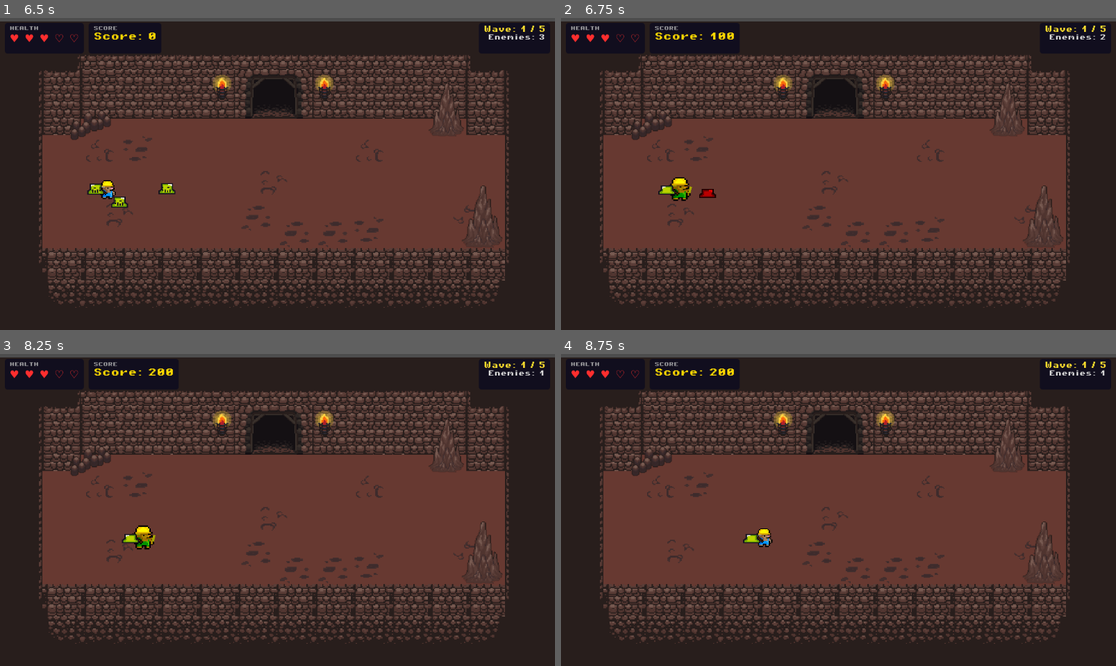
Above: before the commit, frames 1-4 (two rows, left to right).
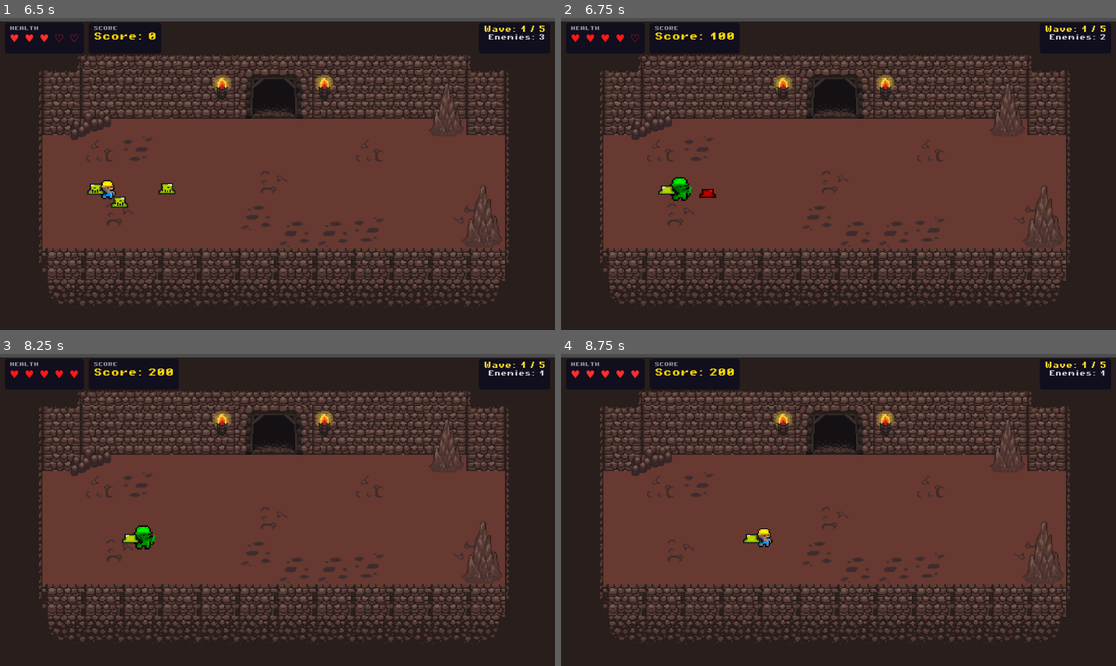
Above: after the commit, the same moments.

Repository: GerardoHuHer/Mole-miner
Game: Godot game, scene res://scenes/game.tscn
Same seed, same stepped clock (60 frames per second), same inputs: the game is played once before the commit and once after it. This scene is started directly instead of the project's main scene. Sound files missing from this copy of the repository are replaced by a short silence.
Inputs:
- Up to frame 1 (6.5 s): tap Enter at 0.5 s; hold Space (attack) 0.53-1.28 s; hold Up (ui_up) 0.53-2.03 s; tap Space (attack) at 1.35, 2, 2.85, 5.1 s; hold Space (attack) 2.03-2.78 s; hold Left (ui_left) 2.03-3.53 s; hold Down (ui_down) 3.53-4.25 s; hold Space (attack) 3.53-4.25 s; tap Escape (pause) at 4.15 s; click "Seguir jugando" at 4.25 s; hold Right (ui_right) 5.03-5.78 s; hold Up (ui_up) from 5.78 s (still down); hold Space (attack) from 5.78 s (still down)
- Up to frame 2 (6.75 s): release Up (ui_up) at 6.53 s; release Space (attack) at 6.53 s; hold Right (ui_right) from 6.53 s (still down); tap Space (attack) at 6.6 s
- Up to frame 3 (8.25 s): keep holding Right (ui_right); hold Space (attack) 7.28-8.03 s; tap Space (attack) at 8.1 s
- Up to frame 4 (8.75 s): keep holding Right (ui_right)

Frame 1 is identical in both runs. In frame 2, 0.2% of the frame differs, in the area x 10-24%, y 5-59%; in frame 3, 0.2%, in the area x 10-29%, y 5-63%; in frame 4, less than 0.1%.

Commit message:
Music Fix + Heal on Kill

Diff:
--- a/assets/scripts/enemy.gd
+++ b/assets/scripts/enemy.gd
@@ -60,4 +60,6 @@
 
 func die() -> void:
 	died.emit()
+	if player and is_instance_valid(player) and player.has_method("heal"):
+		player.heal(1)
 	queue_free()
--- a/assets/scripts/game_manager.gd
+++ b/assets/scripts/game_manager.gd
@@ -108,3 +108,11 @@
 	if music_player.stream != new_stream:
 		music_player.stream = new_stream
 		music_player.play()
+
+		# Connect the 'finished' signal so it loops when the song ends
+		if not music_player.finished.is_connected(_on_music_finished):
+			music_player.finished.connect(_on_music_finished)
+
+# Helper function: When the music finishes, play it again
+func _on_music_finished():
+	music_player.play()
--- a/assets/scripts/hud.gd
+++ b/assets/scripts/hud.gd
@@ -244,3 +244,11 @@
 	if music_player.stream != new_stream:
 		music_player.stream = new_stream
 		music_player.play()
+
+		# Connect the 'finished' signal so it loops when the song ends
+		if not music_player.finished.is_connected(_on_music_finished):
+			music_player.finished.connect(_on_music_finished)
+
+# Helper function: When the music finishes, play it again
+func _on_music_finished():
+	music_player.play()
--- a/assets/scripts/main_menu.gd
+++ b/assets/scripts/main_menu.gd
@@ -265,3 +265,11 @@
 	if music_player.stream != new_stream:
 		music_player.stream = new_stream
 		music_player.play()
+
+		# Connect the 'finished' signal so it loops when the song ends
+		if not music_player.finished.is_connected(_on_music_finished):
+			music_player.finished.connect(_on_music_finished)
+
+# Helper function: When the music finishes, play it again
+func _on_music_finished():
+	music_player.play()
--- a/player.gd
+++ b/player.gd
@@ -115,3 +115,14 @@
 	else:
 		await get_tree().create_timer(0.1).timeout
 		modulate = Color.WHITE
+
+func heal(amount: int) -> void:
+	# Adds health, but caps it at 5 (your max health limit)
+	health = min(health + amount, 5)
+	health_changed.emit(health)
+
+	# Optional visual feedback: flash the player green quickly for the heal!
+	var orig_color = modulate
+	modulate = Color.GREEN
+	await get_tree().create_timer(0.15).timeout
+	modulate = orig_color
